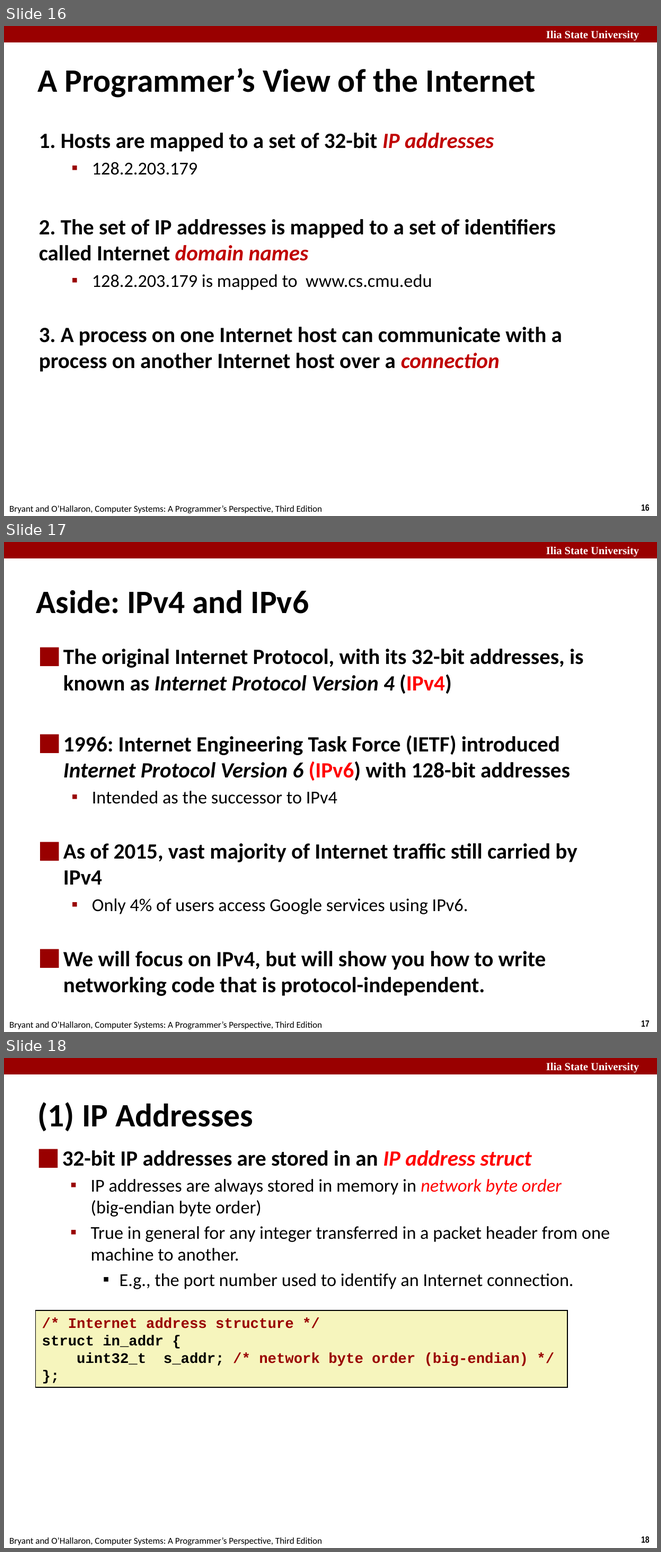
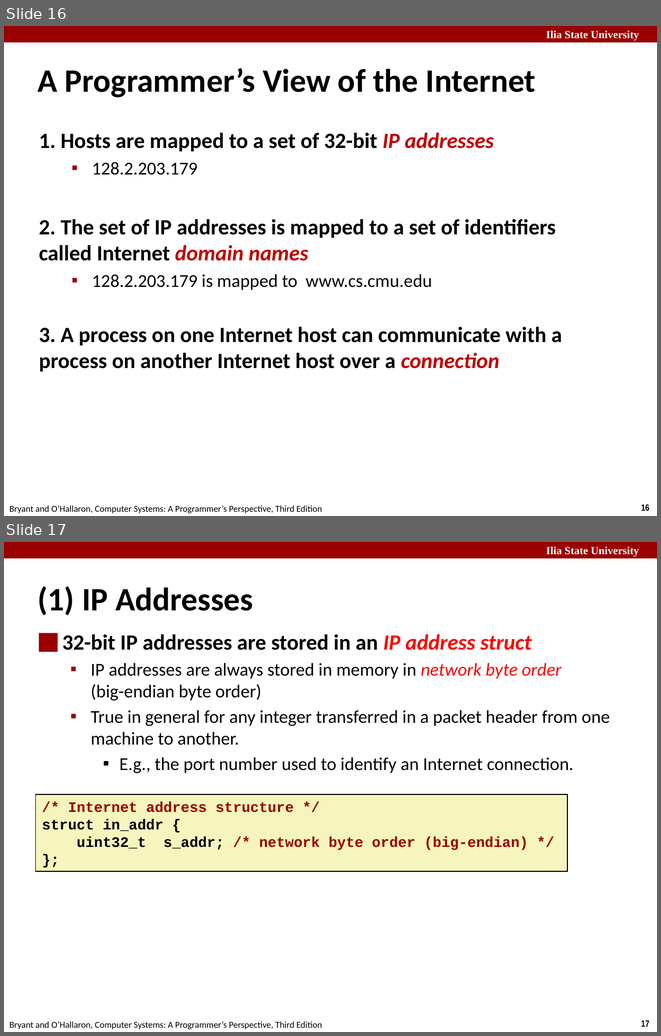
Before and after one commit to temurchichua/T129_System_Programming_ISU, a slide deck: Week14/Lec1/netprog1.pptx. Shown one above the other, each under a label of ours: slides 16, 17 and 18 before the commit, slides 16 and 17 after it. The pictures are 661x1552 and 661x1036 pixels, drawn with LibreOffice and Linux fonts; fonts in the diff are those of the drawing. Boxes give left, top, right and bottom in pixels: in the first picture for what was removed or moved away, otherwise in the second. Text is boxed around its words. In the diff, an @@ line names an element or a change of style, - is before the commit and + after.

Commit message:
Update slides on network programming part1

```diff
--- a/Week14/Lec1/netprog1.pptx
+++ b/Week14/Lec1/netprog1.pptx
@@ slide 17 removed at box(4, 542, 657, 1032), background #FFFFFF; not listed: 4 template elements that a slide beside it also shows @@
@@ title removed at box(36, 590, 309, 614) @@
-Aside: IPv4 and IPv6
@@ text removed at box(63, 649, 583, 996) @@
-⬛ The original Internet Protocol, with its 32-bit addresses, is known as Internet Protocol Version 4 (IPv4)
-⬛ 1996: Internet Engineering Task Force (IETF) introduced Internet Protocol Version 6 (IPv6) with 128-bit addresses
-  ▪ Intended as the successor to IPv4
-⬛ As of 2015, vast majority of Internet traffic still carried by IPv4
-  ▪ Only 4% of users access Google services using IPv6.
-⬛ We will focus on IPv4, but will show you how to write networking code that is protocol-independent.
@@ what was slide 18 is now slide 17 @@
@@ page number at box(641, 1020, 650, 1026): text changed @@
-18
+17
```
Also in this commit, not shown: 3 slides changed.
